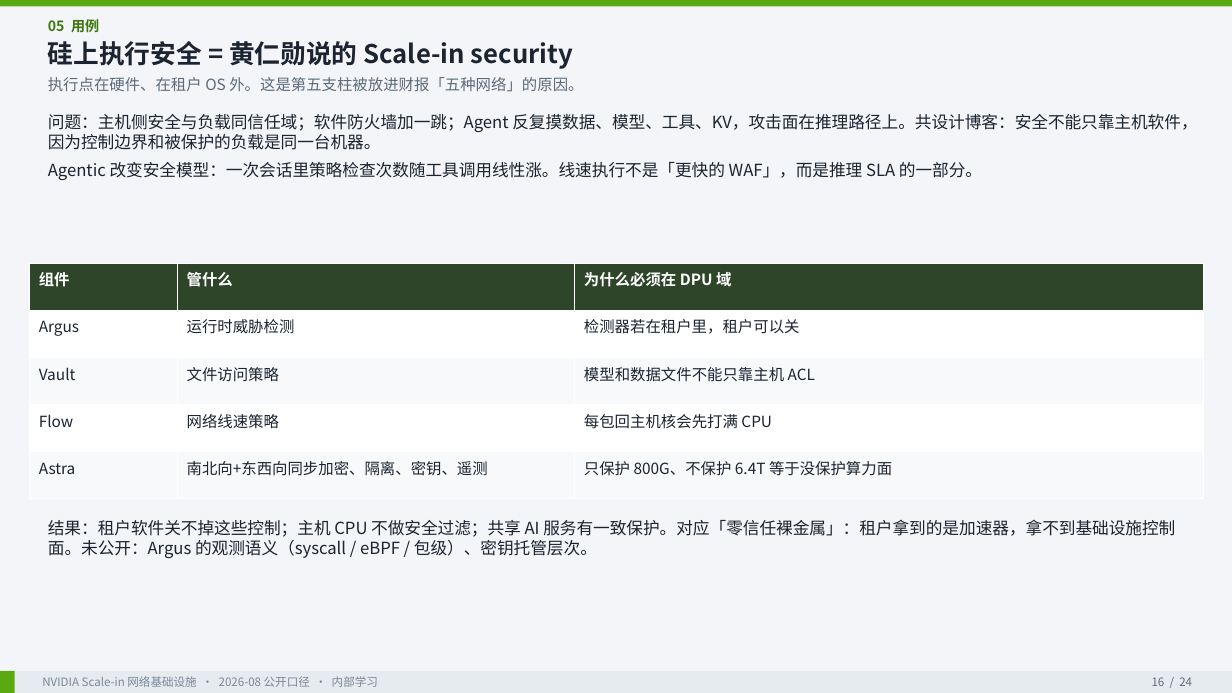
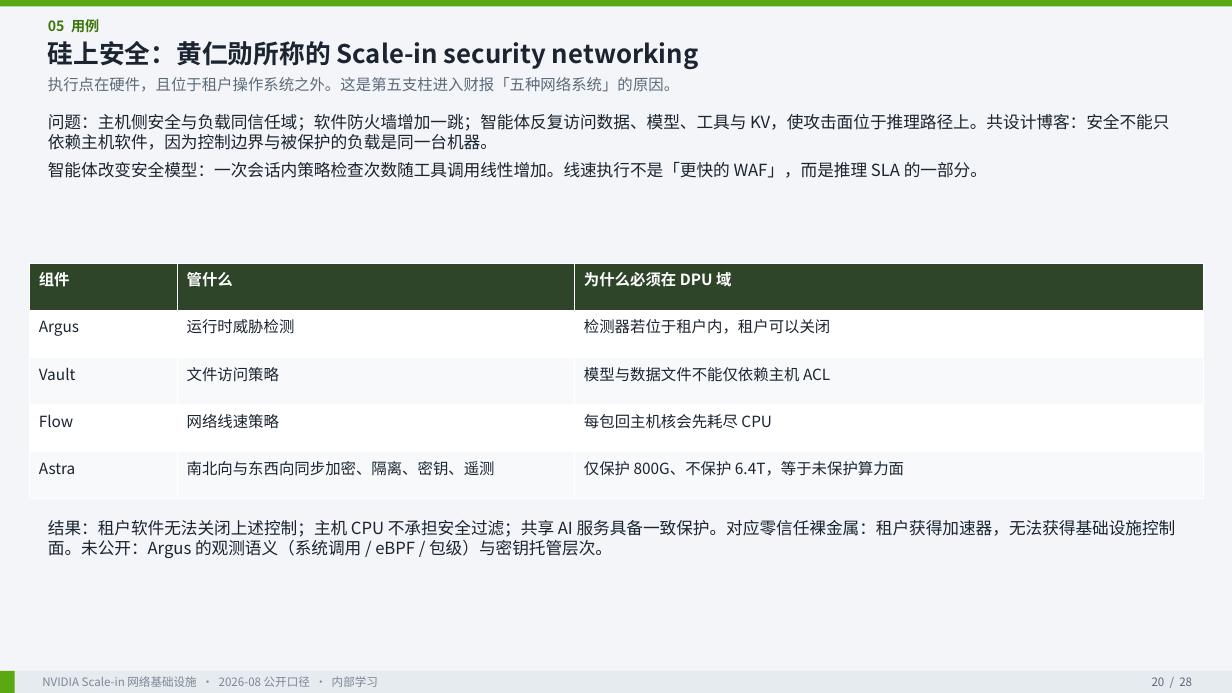
Before and after one commit to ghsshou/ai_work, a slide deck: slide 20 of docs/nvidia-scale-in/NVIDIA_Scale_in_网络基础设施洞察.pptx (slide 16 before the commit). Drawn at 1232x693 pixels with LibreOffice and Linux fonts; fonts in the diff are those of the drawing. Boxes give left, top, right and bottom in pixels: in the first picture for what was removed or moved away, otherwise in the second. Text is boxed around its words. In the diff, an @@ line names an element or a change of style, - is before the commit and + after.

```diff
--- a/docs/nvidia-scale-in/NVIDIA_Scale_in_网络基础设施洞察.pptx
+++ b/docs/nvidia-scale-in/NVIDIA_Scale_in_网络基础设施洞察.pptx
@@ text at (48, 41, 699, 69): text changed @@
-硅上执行安全 = 黄仁勋说的 Scale-in security
+硅上安全：黄仁勋所称的 Scale-in security networking
@@ text at (48, 77, 679, 92): text changed @@
-执行点在硬件、在租户 OS 外。这是第五支柱被放进财报「五种网络」的原因。
+执行点在硬件，且位于租户操作系统之外。这是第五支柱进入财报「五种网络系统」的原因。
@@ text at (48, 114, 1169, 178): text changed @@
-问题：主机侧安全与负载同信任域；软件防火墙加一跳；Agent 反复摸数据、模型、工具、KV，攻击面在推理路径上。共设计博客：安全不能只靠主机软件，因为控制边界和被保护的负载是同一台机器。
-Agentic 改变安全模型：一次会话里策略检查次数随工具调用线性涨。线速执行不是「更快的 WAF」，而是推理 SLA 的一部分。
+问题：主机侧安全与负载同信任域；软件防火墙增加一跳；智能体反复访问数据、模型、工具与 KV，使攻击面位于推理路径上。共设计博客：安全不能只依赖主机软件，因为控制边界与被保护的负载是同一台机器。
+智能体改变安全模型：一次会话内策略检查次数随工具调用线性增加。线速执行不是「更快的 WAF」，而是推理 SLA 的一部分。
@@ table at (30, 263, 1203, 499) @@
-row 2, column 3: 检测器若在租户里，租户可以关
+row 2, column 3: 检测器若位于租户内，租户可以关闭
-row 3, column 3: 模型和数据文件不能只靠主机 ACL
+row 3, column 3: 模型与数据文件不能仅依赖主机 ACL
-row 4, column 3: 每包回主机核会先打满 CPU
+row 4, column 3: 每包回主机核会先耗尽 CPU
-row 5, column 2: 南北向+东西向同步加密、隔离、密钥、遥测
+row 5, column 2: 南北向与东西向同步加密、隔离、密钥、遥测
-row 5, column 3: 只保护 800G、不保护 6.4T 等于没保护算力面
+row 5, column 3: 仅保护 800G、不保护 6.4T，等于未保护算力面
@@ text at (48, 520, 1176, 558): text changed @@
-结果：租户软件关不掉这些控制；主机 CPU 不做安全过滤；共享 AI 服务有一致保护。对应「零信任裸金属」：租户拿到的是加速器，拿不到基础设施控制面。未公开：Argus 的观测语义（syscall / eBPF / 包级）、密钥托管层次。
+结果：租户软件无法关闭上述控制；主机 CPU 不承担安全过滤；共享 AI 服务具备一致保护。对应零信任裸金属：租户获得加速器，无法获得基础设施控制面。未公开：Argus 的观测语义（系统调用 / eBPF / 包级）与密钥托管层次。
@@ text at (1152, 677, 1192, 686): text changed @@
-16 / 24
+20 / 28
```
Also in this commit, not shown: 23 other slides changed, 4 slides added, 4 other files.
